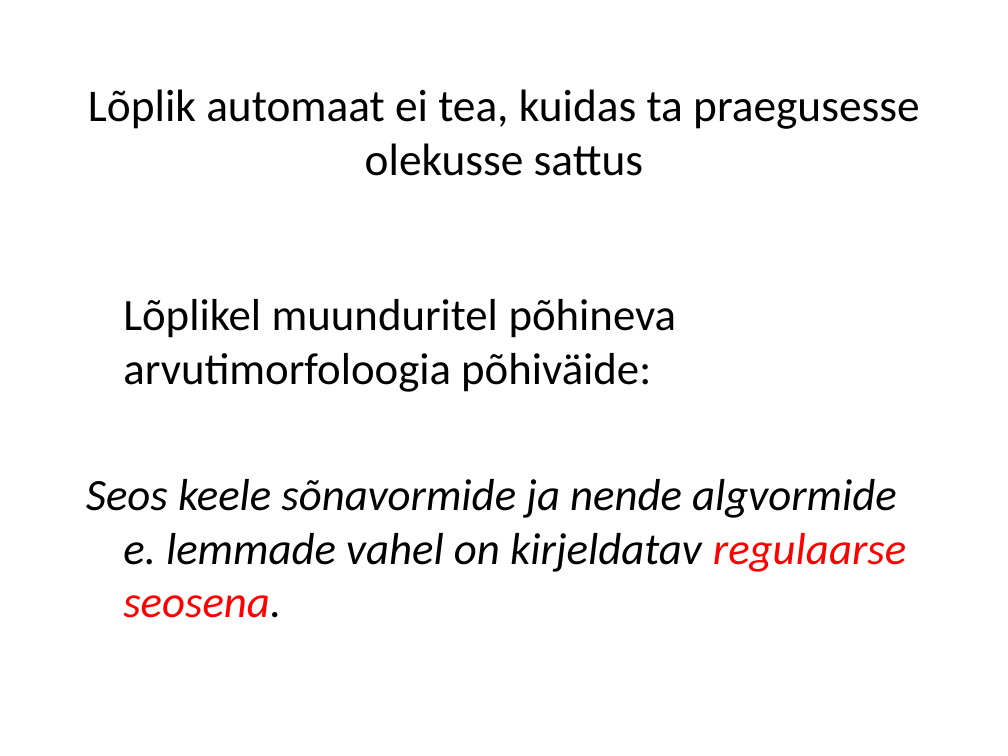
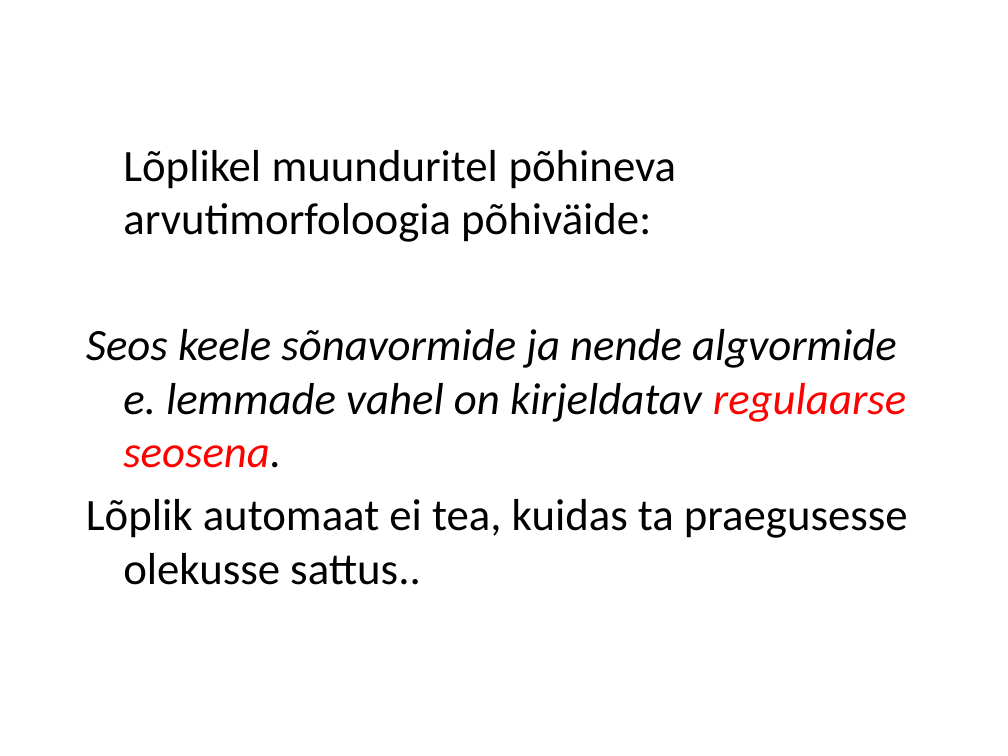
Before and after one commit to merisiga/arvutimorf2024, a slide deck: slide 16 of loengud/loeng2.pptx. Drawn at 1008x756 pixels with LibreOffice and Linux fonts; fonts in the diff are those of the drawing. Boxes give left, top, right and bottom in pixels: in the first picture for what was removed or moved away, otherwise in the second. Text is boxed around its words. In the diff, an @@ line names an element or a change of style, - is before the commit and + after.

```diff
--- a/loengud/loeng2.pptx
+++ b/loengud/loeng2.pptx
@@ text "Lõplikel muunduritel põhineva arvutimorfoloogia põhiväide:": place and size @@
-text "Lõplikel muunduritel põhineva arvutimorfoloogia põhiväide:" at <box>86,299,906,618</box>
+text "Lõplikel muunduritel põhineva arvutimorfoloogia põhiväide:" at <box>86,150,908,585</box>
@@ title removed at <box>88,89,919,176</box> @@
-Lõplik automaat ei tea, kuidas ta praegusesse olekusse sattus
@@ text at <box>86,499,908,585</box>: paragraph added @@
+Lõplik automaat ei tea, kuidas ta praegusesse olekusse sattus..
```
Also in this commit, not shown: 1 other slide changed, 1 slide removed, 1 other file.
